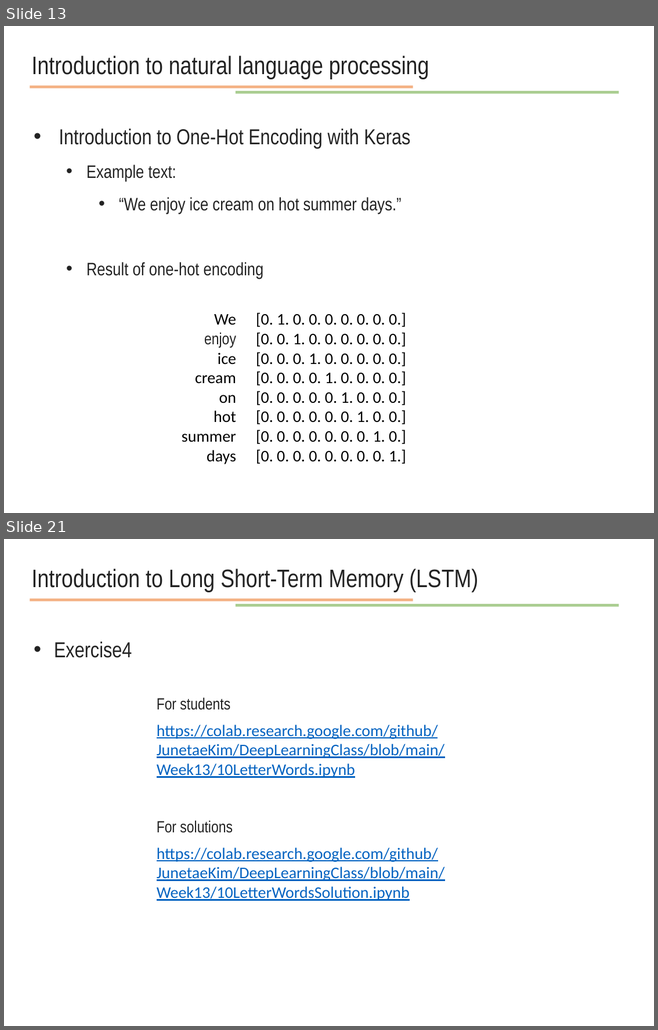
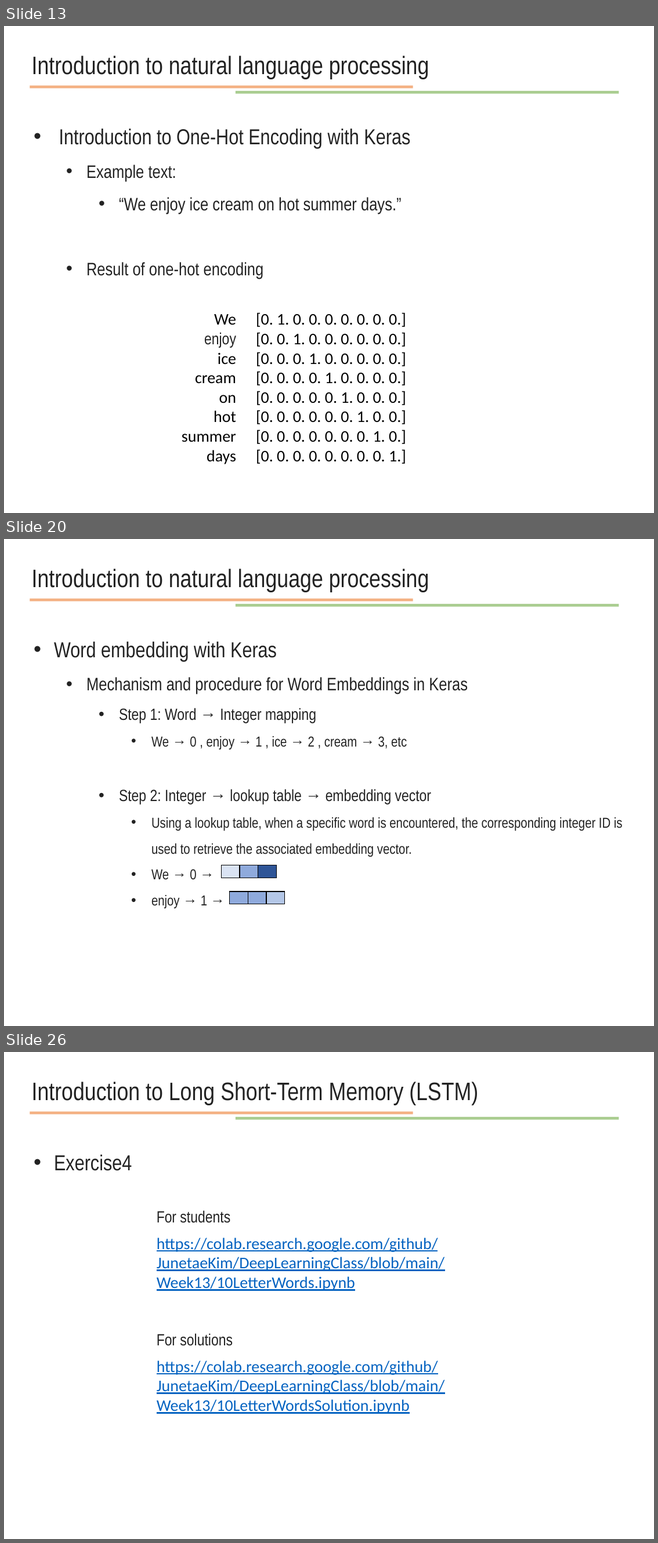
Before and after one commit to JunetaeKim/DeepLearningClass, a slide deck: Week14/week14 natural language processing.pptx. Shown one above the other, each under a label of ours: slides 13 and 21 before the commit, slides 13, 20 and 26 after it; the slides between them are not shown. The pictures are 658x1030 and 658x1543 pixels, drawn with LibreOffice and Linux fonts; fonts in the diff are those of the drawing. Boxes give left, top, right and bottom in pixels: in the first picture for what was removed or moved away, otherwise in the second. Text is boxed around its words. In the diff, an @@ line names an element or a change of style, - is before the commit and + after.

```diff
--- a/Week14/week14 natural language processing.pptx
+++ b/Week14/week14 natural language processing.pptx
@@ slide 20 added at (x1=4, y1=539, x2=654, y2=1026), background #FFFFFF @@
@@ text added at (x1=32, y1=569, x2=429, y2=592), 28 pt, text #222222 @@
+Introduction to natural language processing
@@ line added from (30, 600) to (412, 600), #ED7D31 3 pt @@
@@ line added from (235, 605) to (619, 605), #70AD47 3 pt @@
@@ text added at (x1=54, y1=642, x2=622, y2=908), 16 pt, text #222222 @@
+• Word embedding with Keras
+  • Mechanism and procedure for Word Embeddings in Keras
+    • Step 1: Word → Integer mapping
+      • We → 0 , enjoy → 1 , ice → 2 , cream → 3, etc
+    • Step 2: Integer → lookup table → embedding vector
+      • Using a lookup table, when a specific word is encountered, the corresponding integer ID is used to retrieve the associated embedding vector.
+      • We → 0 →
+      • enjoy → 1 →
@@ table added at (x1=221, y1=865, x2=275, y2=878), 1 rows, 3 columns @@
+ |  | 
@@ table added at (x1=230, y1=892, x2=284, y2=904), 1 rows, 3 columns @@
+ |  | 
@@ what was slide 21 is now slide 26 @@
```
Also in this commit, not shown: 4 slides changed, 8 other slides added, 4 slides removed, 4 other files.
